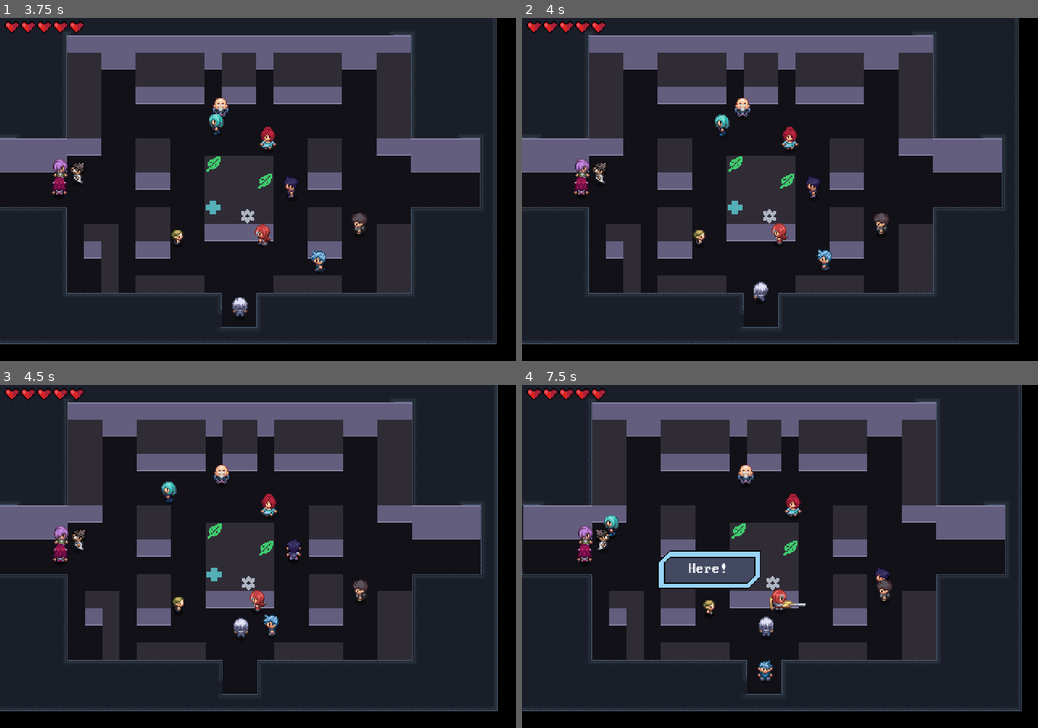
Above: before the commit, frames 1-4 (two rows, left to right).
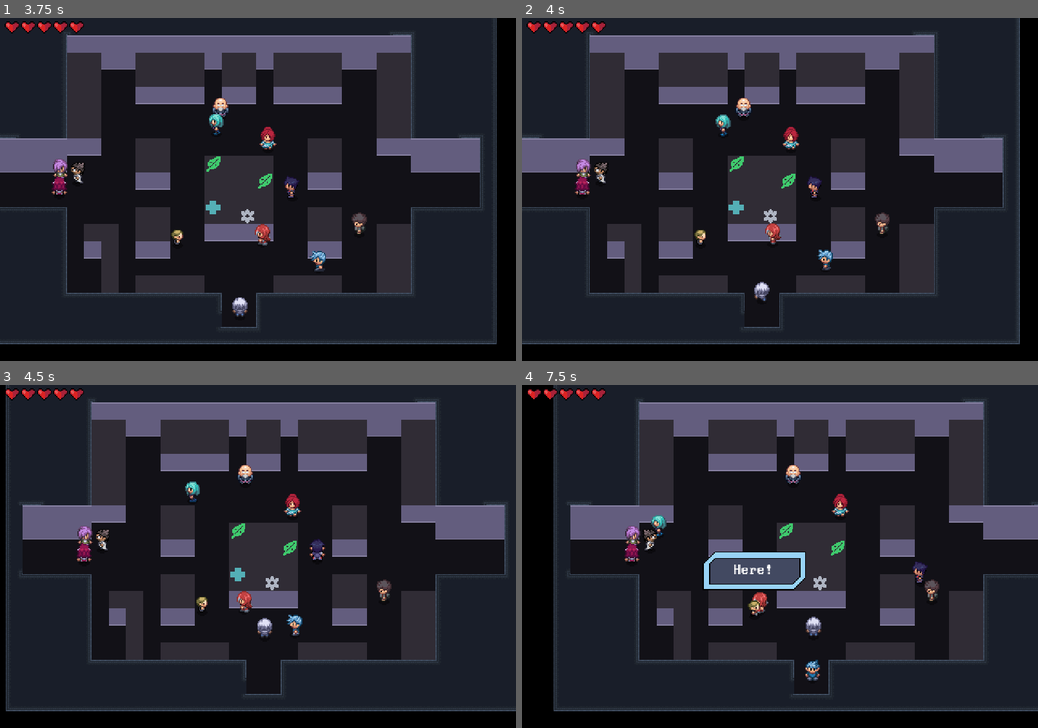
Above: after the commit, the same moments.

Repository: AmethystBlack/personal
Game: Godot game, scene res://world.tscn
The game is run twice, just before and just after one commit, with the same random seed, the same clock (stepped at 60 frames per second) and the same inputs.
Inputs (mouse positions are in pixels of both pictures, inside the frame that each line leads up to):
- Up to frame 1 (3.75 s): move the mouse to (402, 131) at 0.52 s; hold Right (ui_right) 0.53-1.28 s; tap one key every 0.75 s from 0.6 s: Space (attack) Q (misc) X (roll) Space (attack) Q (misc); click (402, 131) at 0.67 s; move the mouse to (113, 172) at 1.27 s; hold Down (ui_down) 1.28-2.03 s; click (113, 172) at 1.42 s; move the mouse to (402, 275) at 2.02 s; hold Right (ui_right) 2.03-2.78 s; click (402, 275) at 2.17 s; move the mouse to (237, 316) at 2.77 s; hold Up (ui_up) 2.78-3.53 s; click (237, 316) at 2.92 s; move the mouse to (294, 189) at 3.52 s; hold Left (ui_left) from 3.53 s (still down); click (294, 189) at 3.67 s
- Up to frame 2 (4 s): keep holding Left (ui_left)
- Up to frame 3 (4.5 s): keep holding Left (ui_left); move the mouse to (361, 590) at 4.27 s; tap X (roll) at 4.35 s; click (361, 590) at 4.42 s
- Up to frame 4 (7.5 s): move the mouse to (702, 601) at 5.02 s; release Left (ui_left) at 5.03 s; hold Down (ui_down) 5.03-5.78 s; tap Space (attack) at 5.1, 7.35 s; click (702, 601) at 5.17 s; move the mouse to (583, 535) at 5.77 s; hold Right (ui_right) 5.78-6.53 s; tap Q (misc) at 5.85 s; click (583, 535) at 5.92 s; move the mouse to (583, 553) at 6.52 s; hold Up (ui_up) 6.53-7.28 s; tap X (roll) at 6.6 s; click (583, 553) at 6.67 s; tap Enter at 7.25 s; move the mouse to (743, 474) at 7.27 s; hold Right (ui_right) from 7.28 s (still down); click (743, 474) at 7.42 s

Frame 1 is identical in both runs. In frame 2, 3.0% of the frame differs, in the area x 3-97%, y 0-96%; in frame 3, 27%; in frame 4, 35%, in the area x 0-100%, y 0-96%.

Commit message:
gameState

Diff:
--- a/Polar/character/player/player_control.gd
+++ b/Polar/character/player/player_control.gd
@@ -13,8 +13,9 @@
 
 # Called every frame. 'delta' is the elapsed time since the previous frame.
 func _process(delta: float) -> void:
-	player.moveVector = getInputVector()
-	otherInputs()
+	if h.gameState != h.game.SCENE:
+		player.moveVector = getInputVector()
+		otherInputs()
 
 func getInputVector():
 	var input_vector = Vector2.ZERO
--- a/Polar/helper.gd
+++ b/Polar/helper.gd
@@ -8,6 +8,19 @@
 #@onready var World = get_tree().get_current_scene().get_node("%World")
 #@onready var HUD = get_tree().get_current_scene().get_node("%HUD")
 #@onready var Player = get_tree().get_current_scene().get_node("%Player")
+
+enum game {
+	BASE,
+	EXPLORE,
+	SCENE,
+}
+var gameState = game.BASE
+var lastState = game.BASE
+
+func changeGameState(state):
+	if gameState != game.SCENE:
+		lastState = gameState
+	gameState = state
 
 var mapOverride = null
 
--- a/Polar/maps/gift_shop.gd
+++ b/Polar/maps/gift_shop.gd
@@ -36,6 +36,10 @@
 
 
 func introScene():
+
+
+			h.changeGameState(h.game.SCENE)
+
 			await Evristt.moveTo(242,251)
 			await h.tx("[EVRISTT] Grab a chair or something-- block the door!")
 			Flaw.faceChar(Evristt)
@@ -161,3 +165,5 @@
 			h.wait(3)
 			await h.stx("[MAERUNN] Don't be a hero, Evristt!")
 			await h.stx("[MAERUNN] You can buy us time, but you saw that train-- There might as well be no end to those guys!")
+
+			h.gameState = h.lastState
--- a/Polar/maps/mapBase.gd
+++ b/Polar/maps/mapBase.gd
@@ -53,7 +53,9 @@
 	if char.has_method("interactedWith"):
 		char.interactedWith()
 	targetEvent = targetEvent.to_lower()
+	h.changeGameState(h.game.SCENE)
 	await interactList(targetEvent)
+	h.gameState = h.lastState
 	endInteraction(char)
 
 func interactList(targetEvent):
